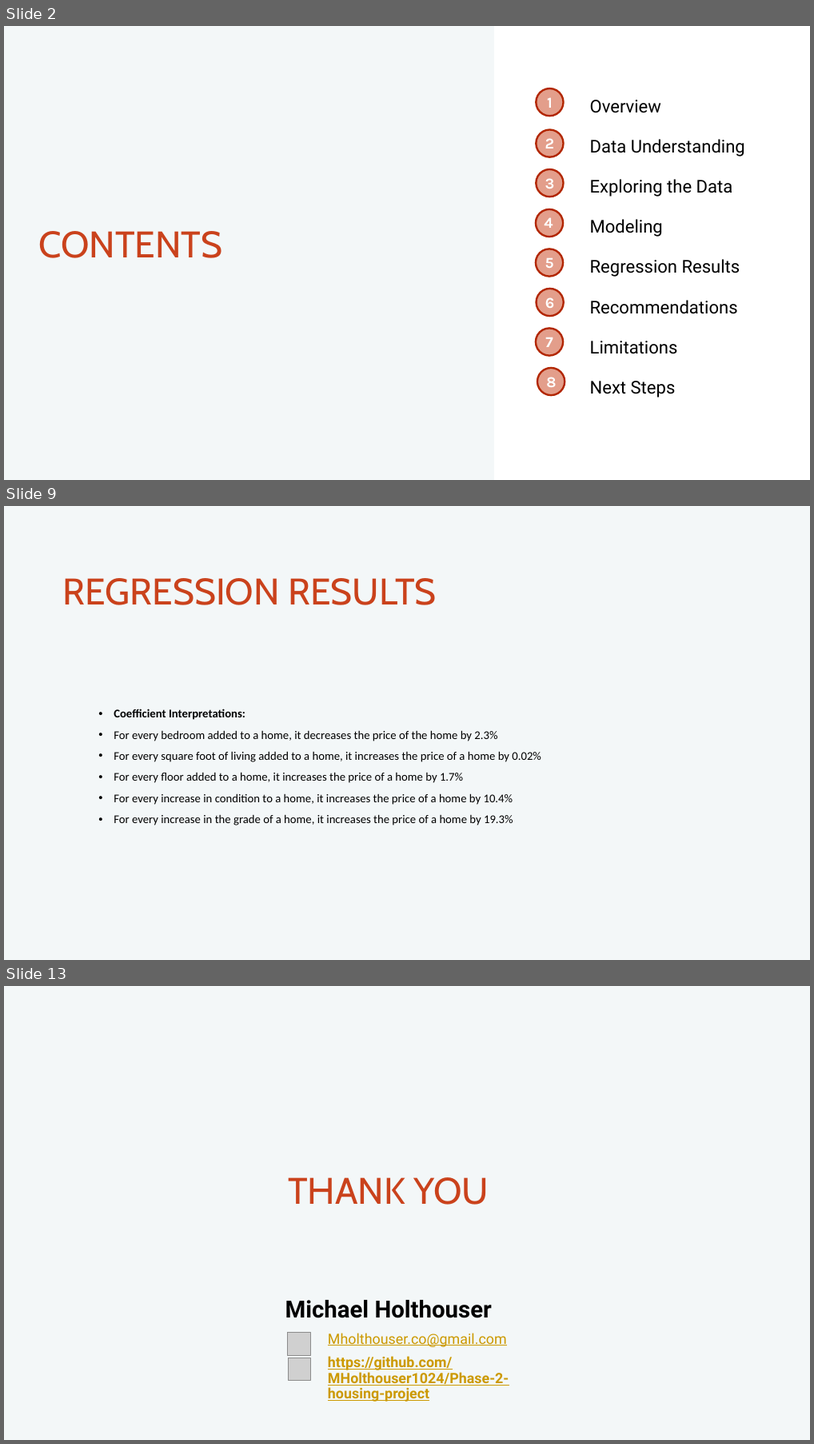
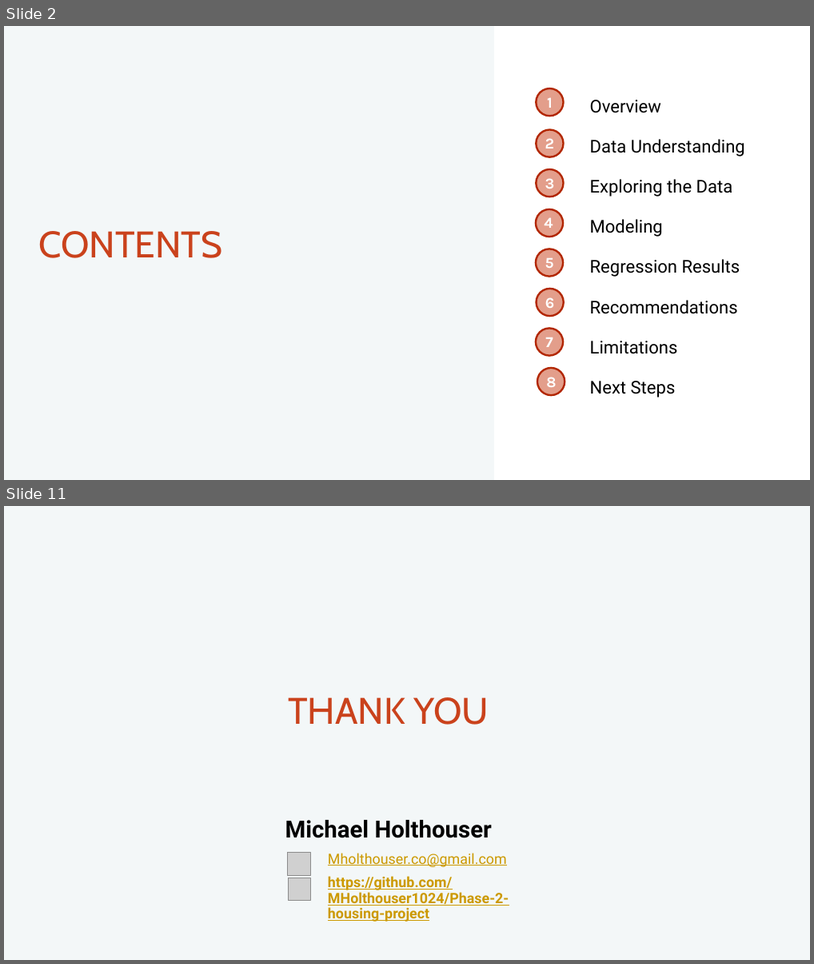
Before and after one commit to MHolthouser1024/Phase-2-housing-project, a slide deck: Presentation.pptx. Shown one above the other, each under a label of ours: slides 2, 9 and 13 before the commit, slides 2 and 11 after it; the slides between them are not shown. The pictures are 814x1444 and 814x964 pixels, drawn with LibreOffice and Linux fonts; fonts in the diff are those of the drawing; grey boxes stand for pictures. Boxes give left, top, right and bottom in pixels: in the first picture for what was removed or moved away, otherwise in the second. Text is boxed around its words. In the diff, an @@ line names an element or a change of style, - is before the commit and + after.

```diff
--- a/Presentation.pptx
+++ b/Presentation.pptx
@@ slide 9 removed at <box>4,506,810,960</box>, background #F3F7F8 @@
@@ title removed at <box>63,578,437,605</box> @@
-REGRESSION RESULTS
@@ text removed at <box>114,708,542,825</box> @@
-• Coefficient Interpretations:
-• For every bedroom added to a home, it decreases the price of the home by 2.3%
-• For every square foot of living added to a home, it increases the price of a home by 0.02%
-• For every floor added to a home, it increases the price of a home by 1.7%
-• For every increase in condition to a home, it increases the price of a home by 10.4%
-• For every increase in the grade of a home, it increases the price of a home by 19.3%
@@ what was slide 13 is now slide 11 @@
```
Also in this commit, not shown: 4 slides changed, 4 slides added, 5 other slides removed.
